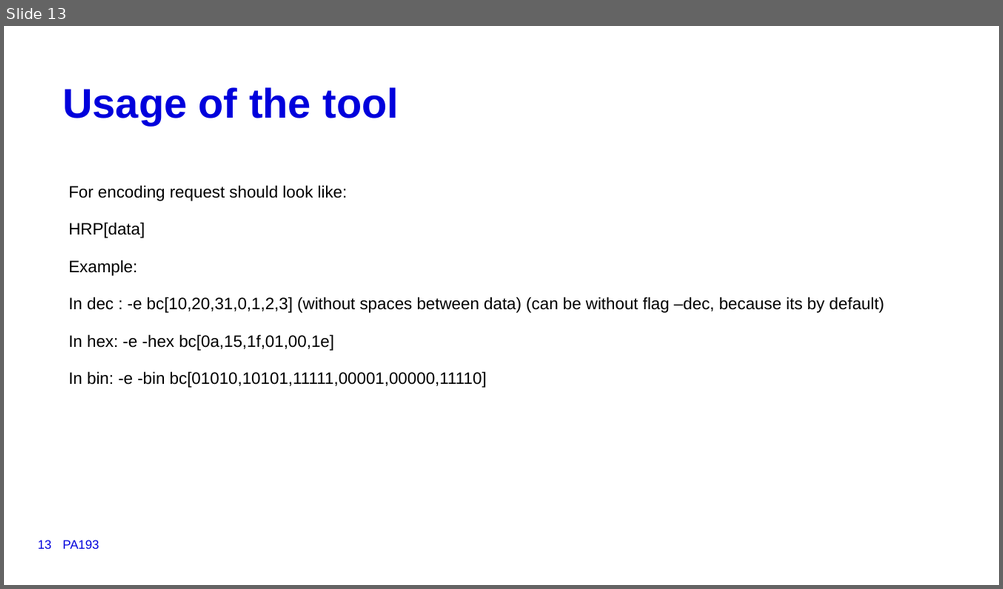
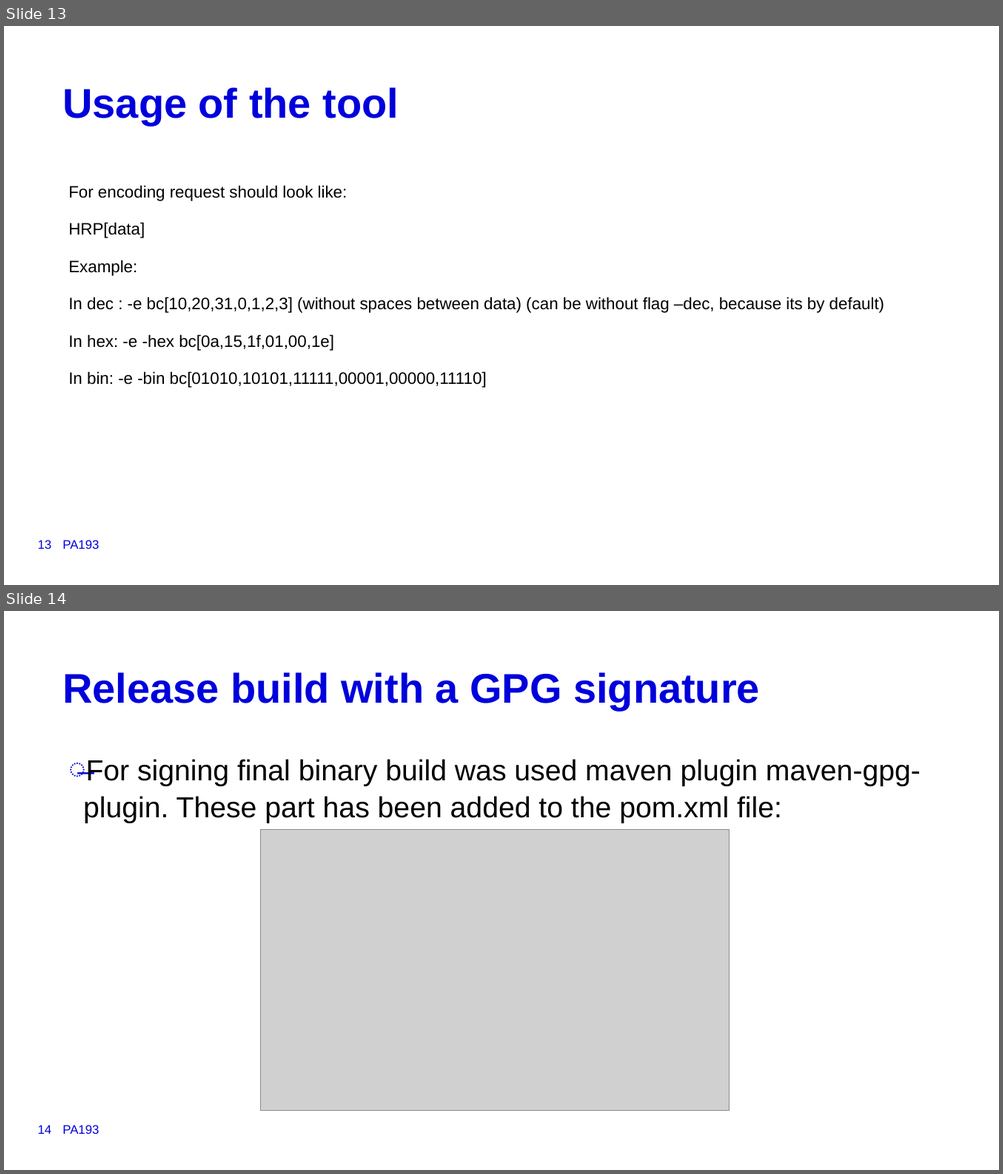
Before and after one commit to NikitaVolotovich/super_bech32m, a slide deck: super_Bech32m.pptm. Shown one above the other, each under a label of ours: slide 13 before the commit, slides 13 and 14 after it. The pictures are 1003x589 and 1003x1174 pixels, drawn with LibreOffice and Linux fonts; fonts in the diff are those of the drawing; grey boxes stand for pictures; background and template pictures are left out. Boxes give left, top, right and bottom in pixels: in the first picture for what was removed or moved away, otherwise in the second. Text is boxed around its words. In the diff, an @@ line names an element or a change of style, - is before the commit and + after.

```diff
--- a/super_Bech32m.pptm
+++ b/super_Bech32m.pptm
@@ slide 14 added at (x1=4, y1=611, x2=999, y2=1170), background #FFFFFF @@
@@ title added at (x1=62, y1=672, x2=760, y2=709), 40 pt, text #0000DC, bold @@
+Release build with a GPG signature
@@ text added at (x1=68, y1=759, x2=920, y2=823), 28 pt, text #000000 @@
+̶ For signing final binary build was used maven plugin maven-gpg-plugin. These part has been added to the pom.xml file:
@@ picture added at (x1=261, y1=829, x2=729, y2=1111) @@
@@ page number added at (x1=38, y1=1125, x2=52, y2=1134), 12 pt, text #0000DC @@
+14
@@ text added at (x1=62, y1=1125, x2=99, y2=1134), 12 pt, text #0000DC @@
+PA193
```
Also in this commit, not shown: 1 other slide added.
